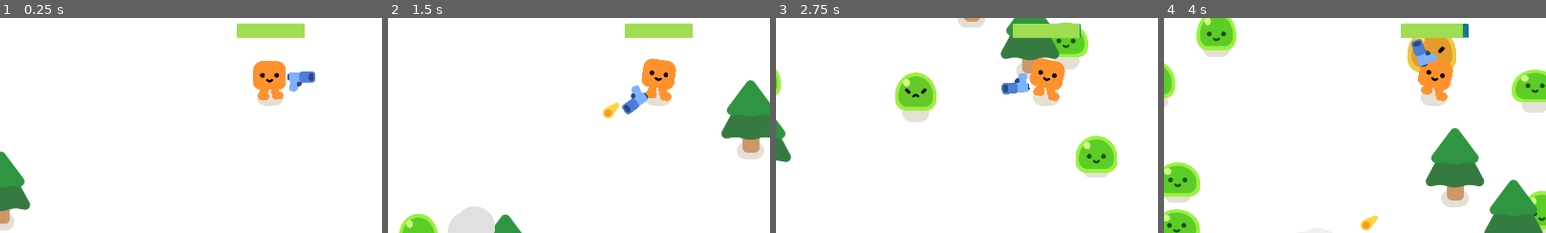
Above: before the commit, frames 1-4 (left to right).
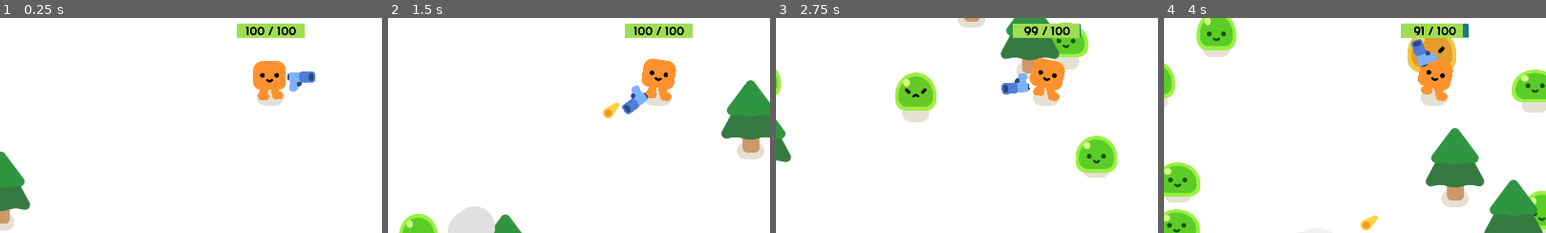
Above: after the commit, the same moments.

Repository: hanna-tay/group4
Game: Godot game, scene res://survivors_game.tscn
The game is run twice, just before and just after one commit, with the same random seed, the same clock (stepped at 60 frames per second) and the same inputs.
Inputs:
- Up to frame 1 (0.25 s): no input
- Up to frame 2 (1.5 s): hold D (move_right) 0.53-1.28 s; hold S (move_down) from 1.28 s (still down)
- Up to frame 3 (2.75 s): release S (move_down) at 2.03 s; hold D (move_right) from 2.03 s (still down)
- Up to frame 4 (4 s): release D (move_right) at 2.78 s; hold W (move_up) 2.78-3.53 s; hold A (move_left) from 3.53 s (still down)
The pictures show only the part of the screen within x 15-65%, y 32-82%; the shares and areas given below are measured in that part.

The runs differ from the first frame. In frame 1, 0.3% of the frame differs, in the area x 64-78%, y 4-8%; in frame 2, 0.3%; in frame 3, 0.2%; in frame 4, 0.2%.

Commit message:
added an hp number to the bar

Diff:
--- a/2d-project-completed/player.gd
+++ b/2d-project-completed/player.gd
@@ -22,6 +22,9 @@
 	var overlapping_mobs = %HurtBox.get_overlapping_bodies()
 	if overlapping_mobs:
 		health -= DAMAGE_RATE * overlapping_mobs.size() * delta
-		%HealthBar.value = health
 		if health <= 0.0:
 			health_depleted.emit()
+
+	# Update health bar + label every frame, regardless of damage
+	%HealthBar.value = health
+	%HealthBarLabel.text = str(roundi(health)) + " / " + str(100)
--- a/2d-project-completed/player.tscn
+++ b/2d-project-completed/player.tscn
@@ -47,3 +47,16 @@
 theme_override_styles/fill = SubResource("StyleBoxFlat_a5sny")
 value = 100.0
 show_percentage = false
+
+[node name="HealthBarLabel" type="Label" parent="HealthBar" unique_id=204022614]
+unique_name_in_owner = true
+layout_mode = 1
+anchors_preset = 15
+anchor_right = 1.0
+anchor_bottom = 1.0
+grow_horizontal = 2
+grow_vertical = 2
+theme_override_colors/font_color = Color(0, 0, 0, 1)
+theme_override_font_sizes/font_size = 30
+horizontal_alignment = 1
+vertical_alignment = 1
--- a/2d-project-completed/soft_retro/soft_retro.tres
+++ b/2d-project-completed/soft_retro/soft_retro.tres
@@ -1,11 +1,11 @@
-[gd_resource type="Theme" load_steps=52 format=3 uid="uid://b3klx57slj0l3"]
-
-[ext_resource type="FontFile" uid="uid://i1eetfry6s4h" path="res://themes/soft_retro/Righteous/Righteous-Regular.ttf" id="1_lopid"]
-[ext_resource type="Texture2D" uid="uid://udawlj7nryla" path="res://themes/soft_retro/art/checked.svg" id="2_k0c1y"]
-[ext_resource type="Texture2D" uid="uid://dl5qlemud0d4j" path="res://themes/soft_retro/art/toggle_on.svg" id="2_myavk"]
-[ext_resource type="Texture2D" uid="uid://gameaex7fm1g" path="res://themes/soft_retro/art/toggle_off.svg" id="3_208pi"]
-[ext_resource type="Texture2D" uid="uid://cbwip815aqfhq" path="res://themes/soft_retro/art/unchecked.svg" id="3_cwkfx"]
-[ext_resource type="Texture2D" uid="uid://bbl50qp6b1eq8" path="res://themes/soft_retro/art/slider_grabber.svg" id="6_cwkfx"]
+[gd_resource type="Theme" format=3 uid="uid://b3klx57slj0l3"]
+
+[ext_resource type="FontFile" uid="uid://i1eetfry6s4h" path="res://soft_retro/Righteous/Righteous-Regular.ttf" id="1_lopid"]
+[ext_resource type="Texture2D" uid="uid://udawlj7nryla" path="res://soft_retro/art/checked.svg" id="2_k0c1y"]
+[ext_resource type="Texture2D" uid="uid://dl5qlemud0d4j" path="res://soft_retro/art/toggle_on.svg" id="2_myavk"]
+[ext_resource type="Texture2D" uid="uid://gameaex7fm1g" path="res://soft_retro/art/toggle_off.svg" id="3_208pi"]
+[ext_resource type="Texture2D" uid="uid://cbwip815aqfhq" path="res://soft_retro/art/unchecked.svg" id="3_cwkfx"]
+[ext_resource type="Texture2D" uid="uid://bbl50qp6b1eq8" path="res://soft_retro/art/slider_grabber.svg" id="6_cwkfx"]
 
 [sub_resource type="StyleBoxFlat" id="StyleBoxFlat_k0c1y"]
 bg_color = Color(1, 0.690196, 0.639216, 1)
